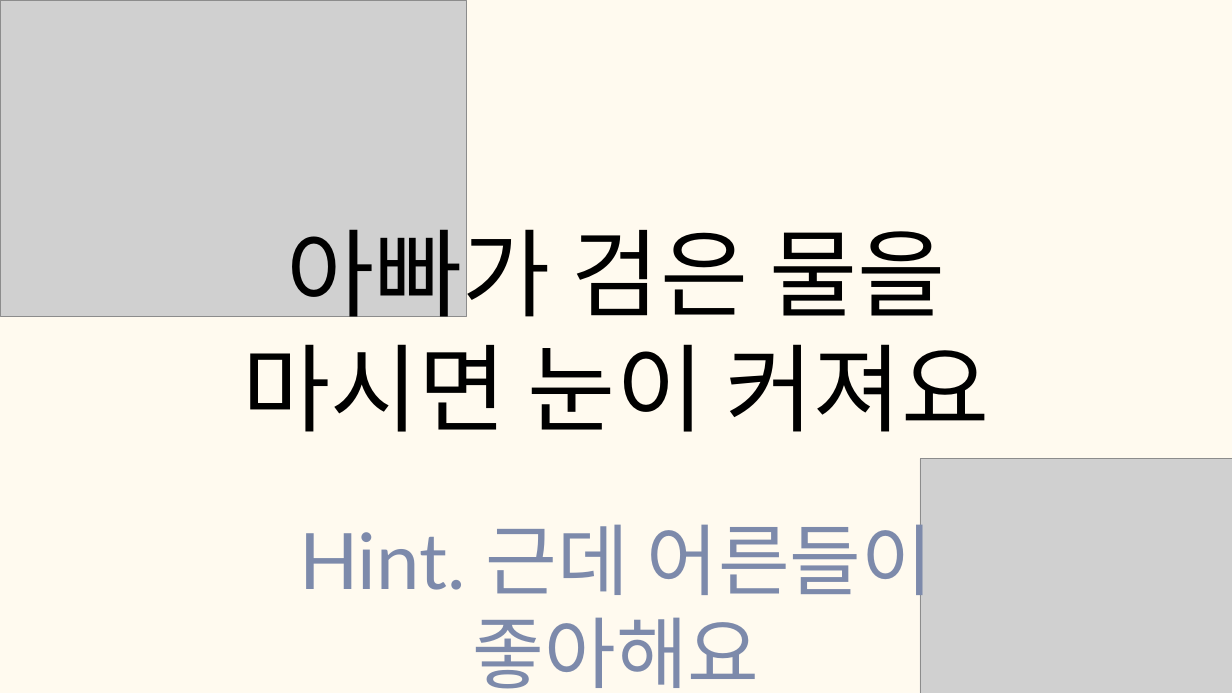
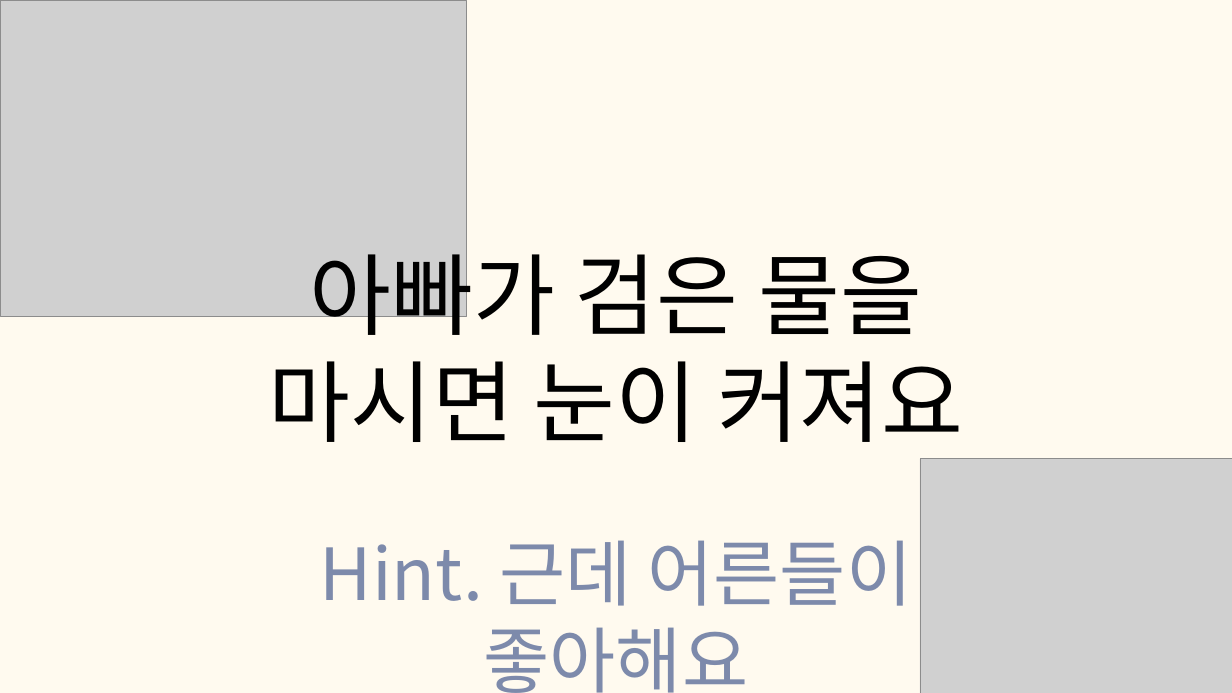
Before and after one commit to tkdgns25300/sunday_play, a slide deck: slide 24 of public/downloads/games/eye-level-quiz/rules.pptx (slide 23 before the commit). Drawn at 1232x693 pixels with LibreOffice and Linux fonts; fonts in the diff are those of the drawing; grey boxes stand for pictures. Boxes give left, top, right and bottom in pixels: in the first picture for what was removed or moved away, otherwise in the second. Text is boxed around its words. In the diff, an @@ line names an element or a change of style, - is before the commit and + after.

```diff
--- a/public/downloads/games/eye-level-quiz/rules.pptx
+++ b/public/downloads/games/eye-level-quiz/rules.pptx
@@ text "아빠가 검은 물을 마시면 눈이 ...": place and size @@
-text "아빠가 검은 물을 마시면 눈이 ..." at (242, 211, 990, 432)
+text "아빠가 검은 물을 마시면 눈이 ..." at (268, 237, 964, 442)
@@ text "아빠가 검은 물을 마시면 눈이 ..." at (268, 237, 964, 442): size 112 to 104 pt, font Lato to Noto Sans CJK KR; line spacing 134.4pt to 124.8pt @@
@@ text "Hint. 근데 어른들이 좋아해요": place and size @@
-text "Hint. 근데 어른들이 좋아해요" at (299, 510, 932, 689)
+text "Hint. 근데 어른들이 좋아해요" at (320, 540, 912, 693)
@@ text "Hint. 근데 어른들이 좋아해요" at (320, 540, 912, 693): size 91 to 84 pt, font Lato to Noto Sans CJK KR; line spacing 109.2pt to 100.8pt @@
```
Also in this commit, not shown: 48 other slides changed, 1 slide added, 3 other files.
